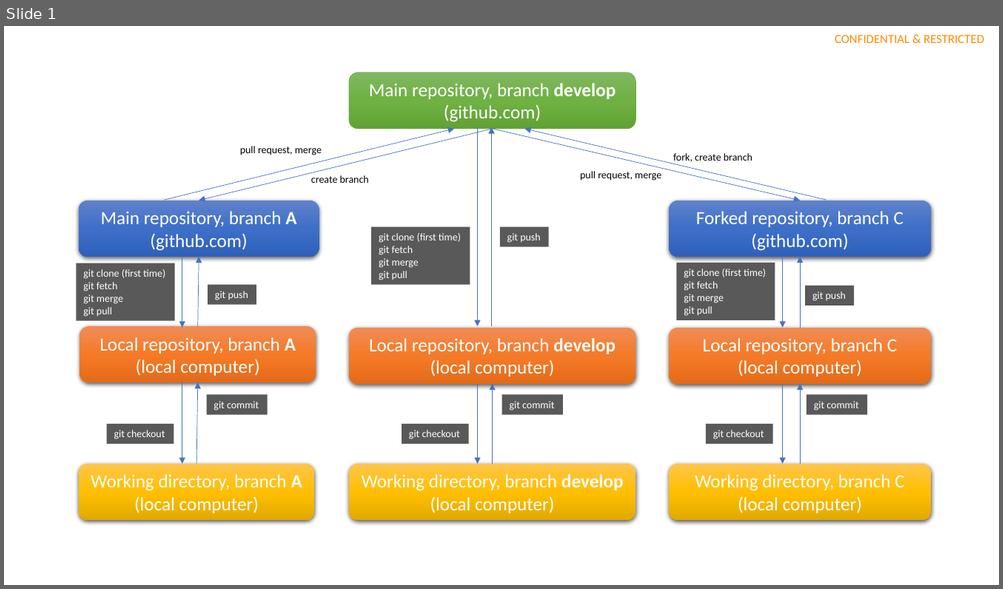
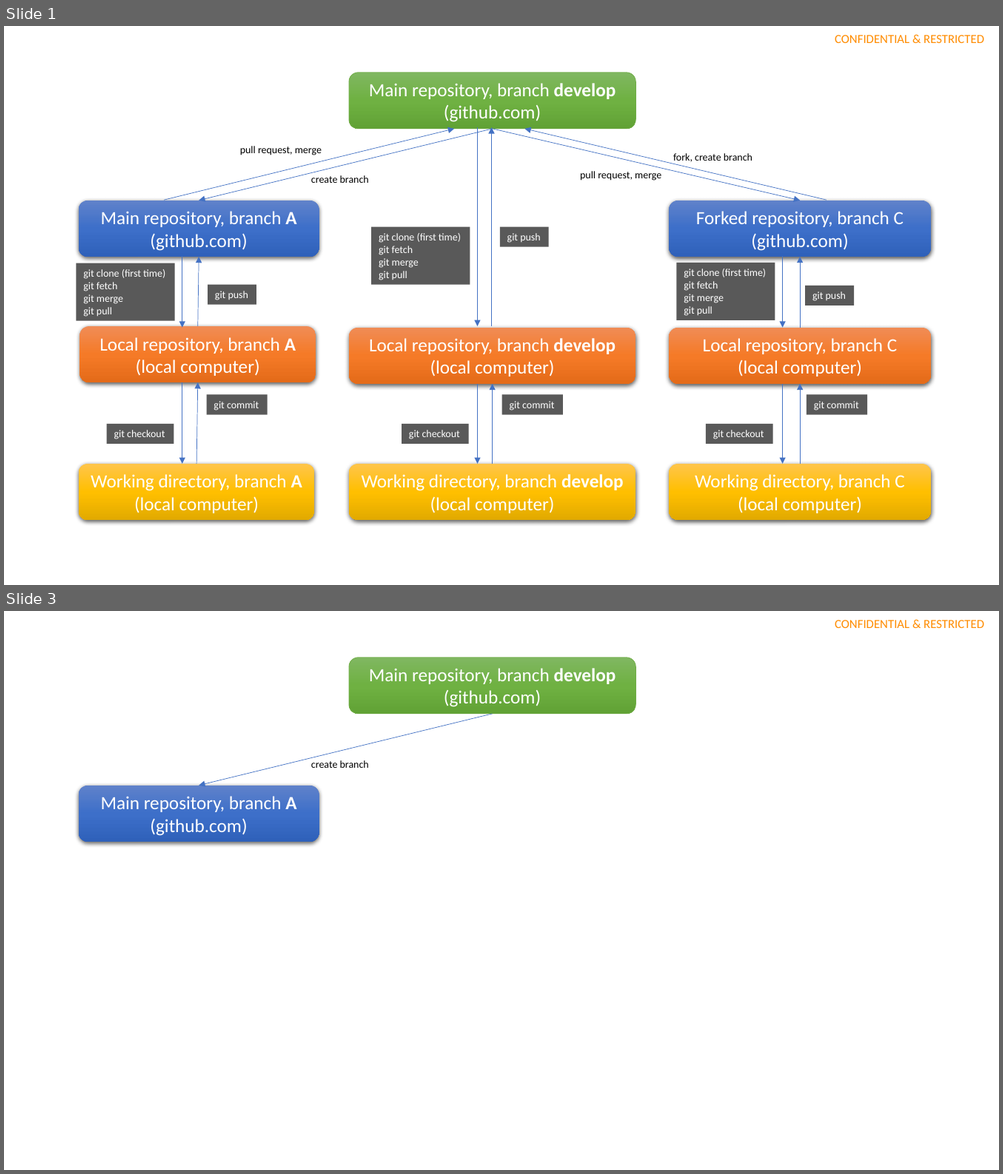
Before and after one commit to inf301trainer/Training, a slide deck: assets/courses/INF301-EngineeringToolsInSoftwareDevelopment/Module2-Git/assets/slides/Slide.pptx. Shown one above the other, each under a label of ours: slide 1 before the commit, slides 1 and 3 after it; the slides between them are not shown. The pictures are 1003x589 and 1003x1174 pixels, drawn with LibreOffice and Linux fonts; fonts in the diff are those of the drawing. Boxes give left, top, right and bottom in pixels: in the first picture for what was removed or moved away, otherwise in the second. Text is boxed around its words. In the diff, an @@ line names an element or a change of style, - is before the commit and + after.

```diff
--- a/assets/courses/INF301-EngineeringToolsInSoftwareDevelopment/Module2-Git/assets/slides/Slide.pptx
+++ b/assets/courses/INF301-EngineeringToolsInSoftwareDevelopment/Module2-Git/assets/slides/Slide.pptx
@@ slide 3 added at (4,611,999,1170), background #FFFFFF; not listed: 1 template element that a slide beside it also shows @@
@@ rounded rectangle added at (349,658,635,714), fill gradient #81B861 to #6FB242 to #62A336, outline #70AD47 0.5 pt, 18 pt, text #FFFFFF @@
+Main repository, branch develop
+(github.com)
@@ arrow added from (492, 714) to (199, 786), #4472C4 0.5 pt @@
@@ text added at (311,760,369,768), 10 pt, text #000000 @@
+create branch
@@ rounded rectangle added at (79,786,318,843), fill gradient #6183CB to #3E70CA to #3062BB, 18 pt, text #FFFFFF @@
+Main repository, branch A
+(github.com)
```
Also in this commit, not shown: 6 other slides added, 1 other file.
